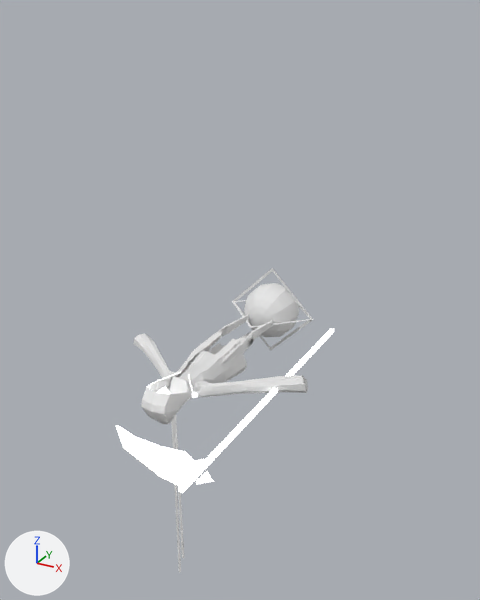
Renders of the FBX model NotAllSheep/Assets/Art/18_06_18/Reaper_02_Animation_03.fbx from each side of a commit.
The view is the same before and after, from a 50 mm lens placed at (9.57, -19.74, 10.01), pointed at (0.53, -3.31, 1.79). Lighting does not change. The marker at lower left points along +X, +Y and +Z. Where no turn or scale is listed for an object, it has been applied to the vertices.
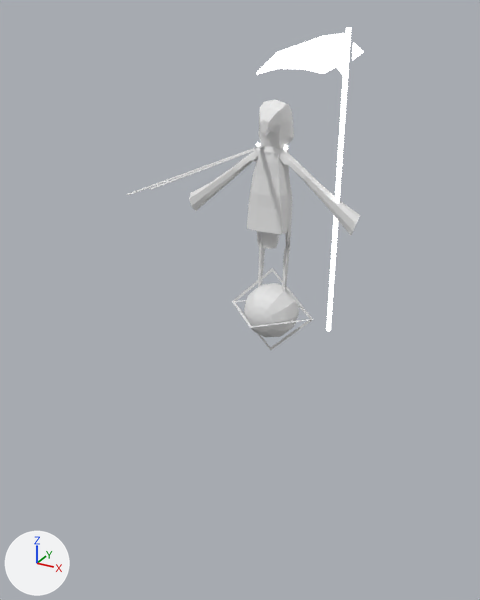
Location of each change, [x1, y1, x2, y2] in pixels of the pictures (480 x 600 px):
'Cube.008', moved, turned
    before: [116, 328, 334, 493]
    after: [256, 27, 364, 332]
'Cube.005', moved, turned
    before: [133, 334, 308, 398]
    after: [189, 147, 360, 249]
'Plane.003', turned
    before: [172, 334, 247, 399]
    after: [247, 147, 291, 234]
'Plane.000', moved, turned
    before: [141, 371, 193, 424]
    after: [258, 100, 294, 149]
'Cube', moved, turned
    before: [170, 314, 274, 394]
    after: [257, 193, 292, 292]
'Plane', turned
    before: [171, 414, 184, 572]
    after: [126, 145, 264, 195]
'Cube.004', moved, turned
    before: [192, 393, 198, 398]
    after: [256, 142, 288, 150]
'Cube.001', moved, turned (not visible afterwards)
    before: [157, 387, 171, 394]

The change, as a list of edits to the scene's bpy script:
```text
Change ob_cube_008:
    ob_cube_008.location: (2.32, -3.27, -0.26) -> (2.32, -0.26, 3.23)
    ob_cube_008.rotation_euler: (1.567, 0.000208, 0.00419) -> (-0.00349, 0.00419, -0.000208)  # degrees (90, 0, 0.2) -> degrees (-0.2, 0.2, -0)
Change ob_cube_005:
    ob_cube_005.rotation_euler: (1.571, 0.0, 0.0) -> (0.0, 0.0, 0.0)  # degrees (90, 0, 0) -> degrees (0, 0, 0)
    ob_cube_005.location: (0.0, -0.03, 0.0) -> (0.0, 0.0, -0.02)
Change ob_plane_003:
    ob_plane_003.rotation_euler: (1.571, 0.0, 0.0) -> (0.0, 0.0, 0.0)  # degrees (90, 0, 0) -> degrees (0, 0, 0)
Change ob_plane:
    ob_plane.rotation_euler: (1.571, 0.0, 0.0) -> (0.0, 0.0, 0.0)  # degrees (90, 0, 0) -> degrees (0, 0, 0)
Change ob_cube_001:
    ob_cube_001.rotation_euler: (1.571, 0.0, 0.0) -> (0.0, 0.0, 0.0)  # degrees (90, 0, 0) -> degrees (0, 0, 0)
    ob_cube_001.location: (0.0, -6.78, 0.05) -> (0.0, 0.05, 6.73)
Change ob_cube_004:
    ob_cube_004.rotation_euler: (1.571, 0.0, 0.0) -> (0.0, 0.0, 0.0)  # degrees (90, 0, 0) -> degrees (0, 0, 0)
    ob_cube_004.location: (0.0, -0.05, 0.0) -> (0.0, 0.0, 0.0)
Change ob_cube:
    ob_cube.rotation_euler: (1.571, 0.0, 0.0) -> (0.0, 0.0, 0.0)  # degrees (90, 0, 0) -> degrees (0, 0, 0)
    ob_cube.location: (0.0, -0.05, 0.0) -> (0.0, 0.0, 0.0)
Change ob_plane_000:
    ob_plane_000.rotation_euler: (1.571, 0.0, 0.0) -> (0.0, 0.0, 0.0)  # degrees (90, 0, 0) -> degrees (0, 0, 0)
    ob_plane_000.location: (0.0, -0.05, 0.0) -> (0.0, 0.0, 0.0)
```
